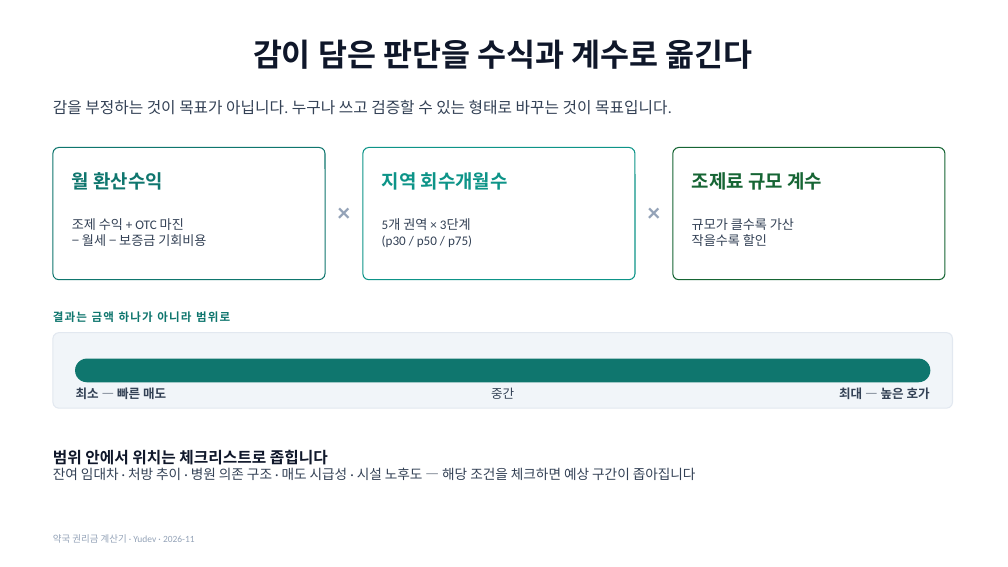
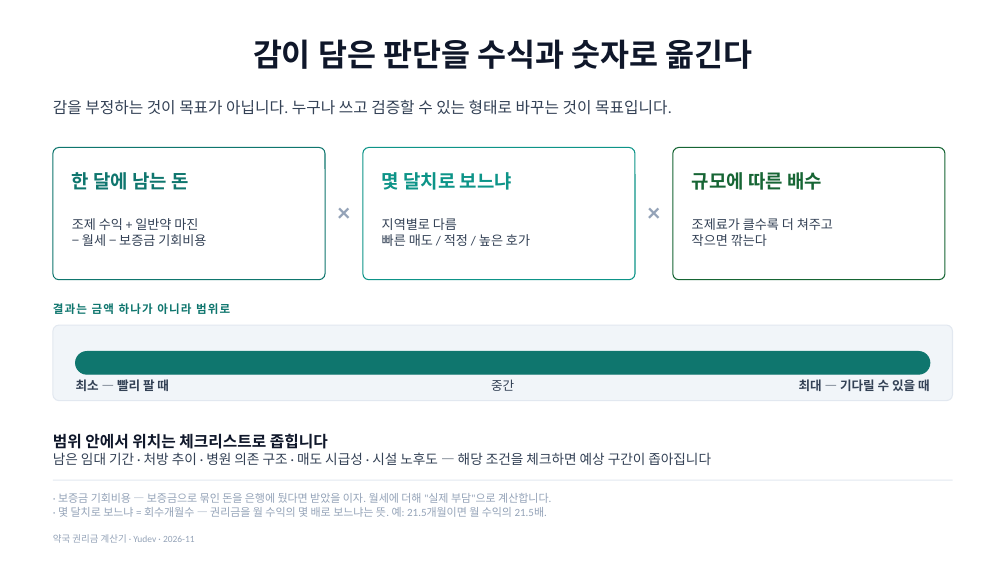
Before and after one commit to YUSEONCHUN/calculating, a slide deck: slide 4 of doc/slides/권리금계산기_프로젝트.pptx. Drawn at 1008x567 pixels with LibreOffice and Linux fonts; fonts in the diff are those of the drawing. Boxes give left, top, right and bottom in pixels: in the first picture for what was removed or moved away, otherwise in the second. Text is boxed around its words. In the diff, an @@ line names an element or a change of style, - is before the commit and + after.

```diff
--- a/doc/slides/권리금계산기_프로젝트.pptx
+++ b/doc/slides/권리금계산기_프로젝트.pptx
@@ title at (253,39,752,69): text changed @@
-감이 담은 판단을 수식과 계수로 옮긴다
+감이 담은 판단을 수식과 숫자로 옮긴다
@@ text at (72,172,189,190): text changed @@
-월 환산수익
+한 달에 남는 돈
@@ text at (382,172,512,190): text changed @@
-지역 회수개월수
+몇 달치로 보느냐
@@ text at (692,172,822,190): text changed @@
-조제료 규모 계수
+규모에 따른 배수
@@ text at (72,218,198,230): text changed @@
-조제 수익 + OTC 마진
+조제 수익 + 일반약 마진
@@ text at (382,218,530,246): text changed @@
-5개 권역 × 3단계
-(p30 / p50 / p75)
+지역별로 다름
+빠른 매도 / 적정 / 높은 호가
@@ text at (692,218,833,246): text changed @@
-규모가 클수록 가산
-작을수록 할인
+조제료가 클수록 더 쳐주고
+작으면 깎는다
@@ text "결과는 금액 하나가 아니라 범위로": place and size @@
-text "결과는 금액 하나가 아니라 범위로" at (53,311,230,322)
+text "결과는 금액 하나가 아니라 범위로" at (53,303,230,314)
@@ rounded rectangle: place and size @@
-rounded rectangle at (53,333,953,408)
+rounded rectangle at (53,325,953,401)
@@ rounded rectangle: place and size @@
-rounded rectangle at (76,359,930,382)
+rounded rectangle at (76,352,930,374)
@@ text at (76,379,169,391): text changed @@
-최소 — 빠른 매도
+최소 — 빨리 팔 때
@@ text "중간": place and size @@
-text "중간" at (491,387,514,399)
+text "중간" at (491,379,514,391)
@@ text at (799,379,930,391): text changed @@
-최대 — 높은 호가
+최대 — 기다릴 수 있을 때
@@ text "범위 안에서 위치는 체크리스트로 좁힙니다": place and size @@
-text "범위 안에서 위치는 체크리스트로 좁힙니다" at (53,449,696,480)
+text "범위 안에서 위치는 체크리스트로 좁힙니다" at (53,433,711,465)
@@ text at (53,452,711,465): text changed @@
-잔여 임대차 · 처방 추이 · 병원 의존 구조 · 매도 시급성 · 시설 노후도 — 해당 조건을 체크하면 예상 구간이 좁아집니다
+남은 임대 기간 · 처방 추이 · 병원 의존 구조 · 매도 시급성 · 시설 노후도 — 해당 조건을 체크하면 예상 구간이 좁아집니다
@@ line added from (53, 480) to (953, 480), #E2E8F0 1 pt @@
@@ text added at (58,493,551,517), 10.5 pt, text #94A3B8 @@
+· 보증금 기회비용 — 보증금으로 묶인 돈을 은행에 뒀다면 받았을 이자. 월세에 더해 "실제 부담"으로 계산합니다.
+· 몇 달치로 보느냐 = 회수개월수 — 권리금을 월 수익의 몇 배로 보느냐는 뜻. 예: 21.5개월이면 월 수익의 21.5배.
```
Also in this commit, not shown: 18 other slides changed, 3 slides added, 2 slides removed, 5 other files.
